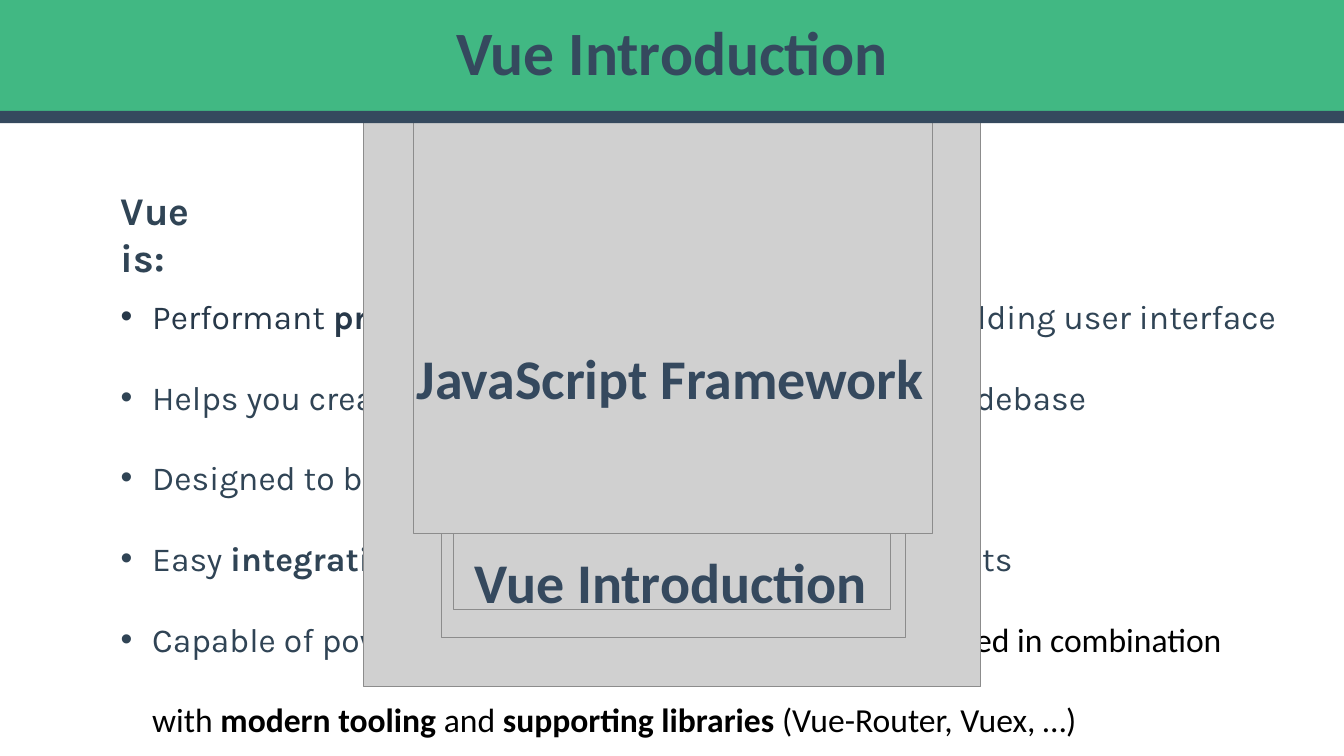
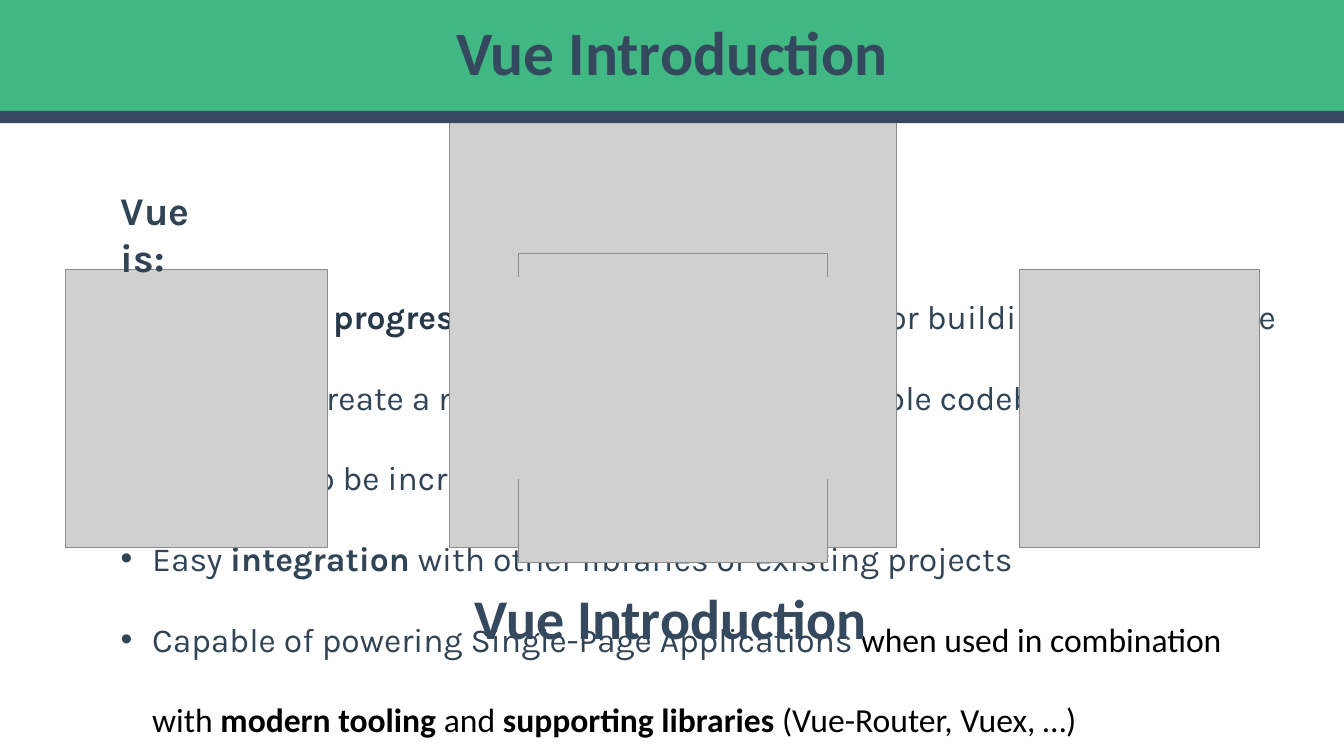
Before and after one commit to myprojectsfile/My-Vue-Course, a slide deck: slide 2 of Presentations/01 - Introduction/01 - What is Vue.js.pptx (slide 1 before the commit). Drawn at 1344x756 pixels with LibreOffice and Linux fonts; fonts in the diff are those of the drawing; grey boxes stand for pictures. Boxes give left, top, right and bottom in pixels: in the first picture for what was removed or moved away, otherwise in the second. Text is boxed around its words. In the diff, an @@ line names an element or a change of style, - is before the commit and + after.

```diff
--- a/Presentations/01 - Introduction/01 - What is Vue.js.pptx
+++ b/Presentations/01 - Introduction/01 - What is Vue.js.pptx
@@ picture: place and size @@
-picture at box(414, 15, 934, 534)
+picture at box(450, 101, 896, 547)
@@ picture: place and size @@
-picture at box(454, 146, 890, 610)
+picture at box(66, 269, 327, 547)
@@ picture: place and size @@
-picture at box(364, 70, 981, 687)
+picture at box(519, 254, 829, 564)
@@ picture: place and size @@
-picture at box(442, 100, 905, 637)
+picture at box(1020, 269, 1260, 547)
@@ picture added at box(484, 277, 861, 480) @@
@@ text removed at box(417, 359, 923, 408) @@
-JavaScript Framework
@@ text "Vue Introduction" rewrapped from box(475, 563, 866, 610) to box(475, 599, 866, 652) @@
```
Also in this commit, not shown: 1 slide added, 12 other files.
